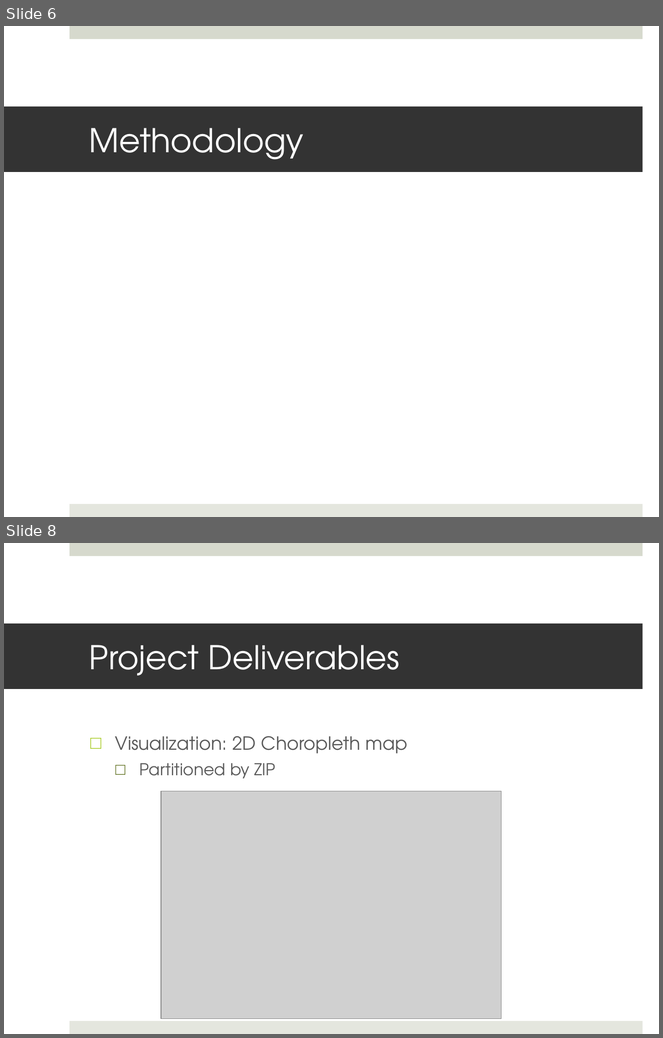
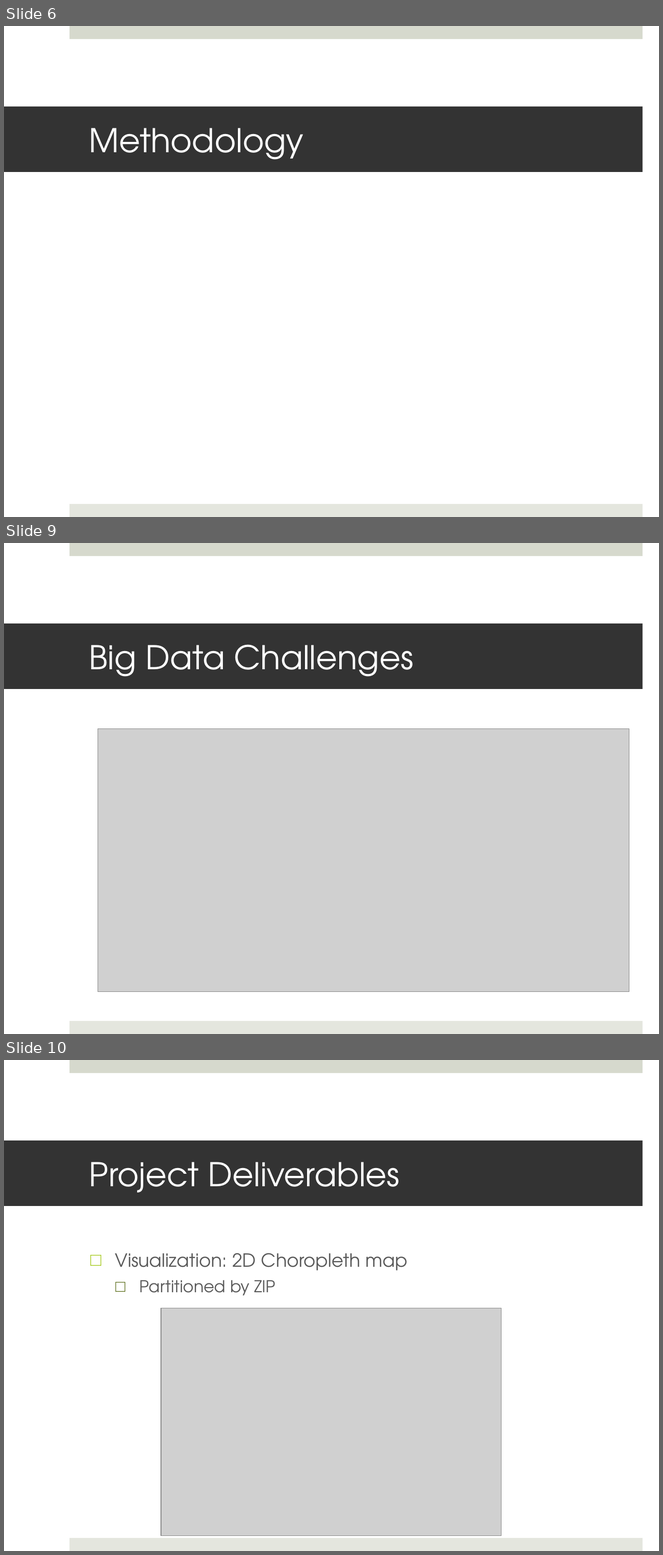
Before and after one commit to JKasakyan/BDM-Final-Project, a slide deck: Documents/Kasakyan_James_Proposal_Final_Presentation.pptx. Shown one above the other, each under a label of ours: slides 6 and 8 before the commit, slides 6, 9 and 10 after it; the slides between them are not shown. The pictures are 663x1038 and 663x1555 pixels, drawn with LibreOffice and Linux fonts; fonts in the diff are those of the drawing; grey boxes stand for pictures. Boxes give left, top, right and bottom in pixels: in the first picture for what was removed or moved away, otherwise in the second. Text is boxed around its words. In the diff, an @@ line names an element or a change of style, - is before the commit and + after.

```diff
--- a/Documents/Kasakyan_James_Proposal_Final_Presentation.pptx
+++ b/Documents/Kasakyan_James_Proposal_Final_Presentation.pptx
@@ slide 9 added at [4,543,659,1034], background #FFFFFF; not listed: 2 template elements that a slide beside it also shows @@
@@ title added at [4,624,643,689], fill #333333, 36 pt, text #FFFFFF @@
+Big Data Challenges
@@ picture added at [98,729,629,992] @@
@@ what was slide 8 is now slide 10 @@
```
Also in this commit, not shown: 1 slide changed, 1 other slide added, 32 other files.
